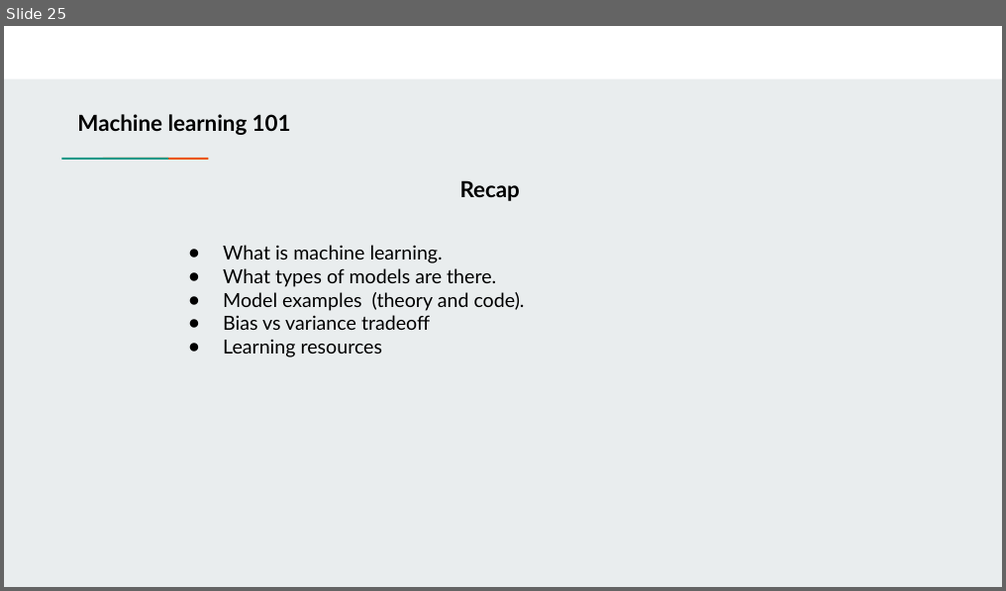
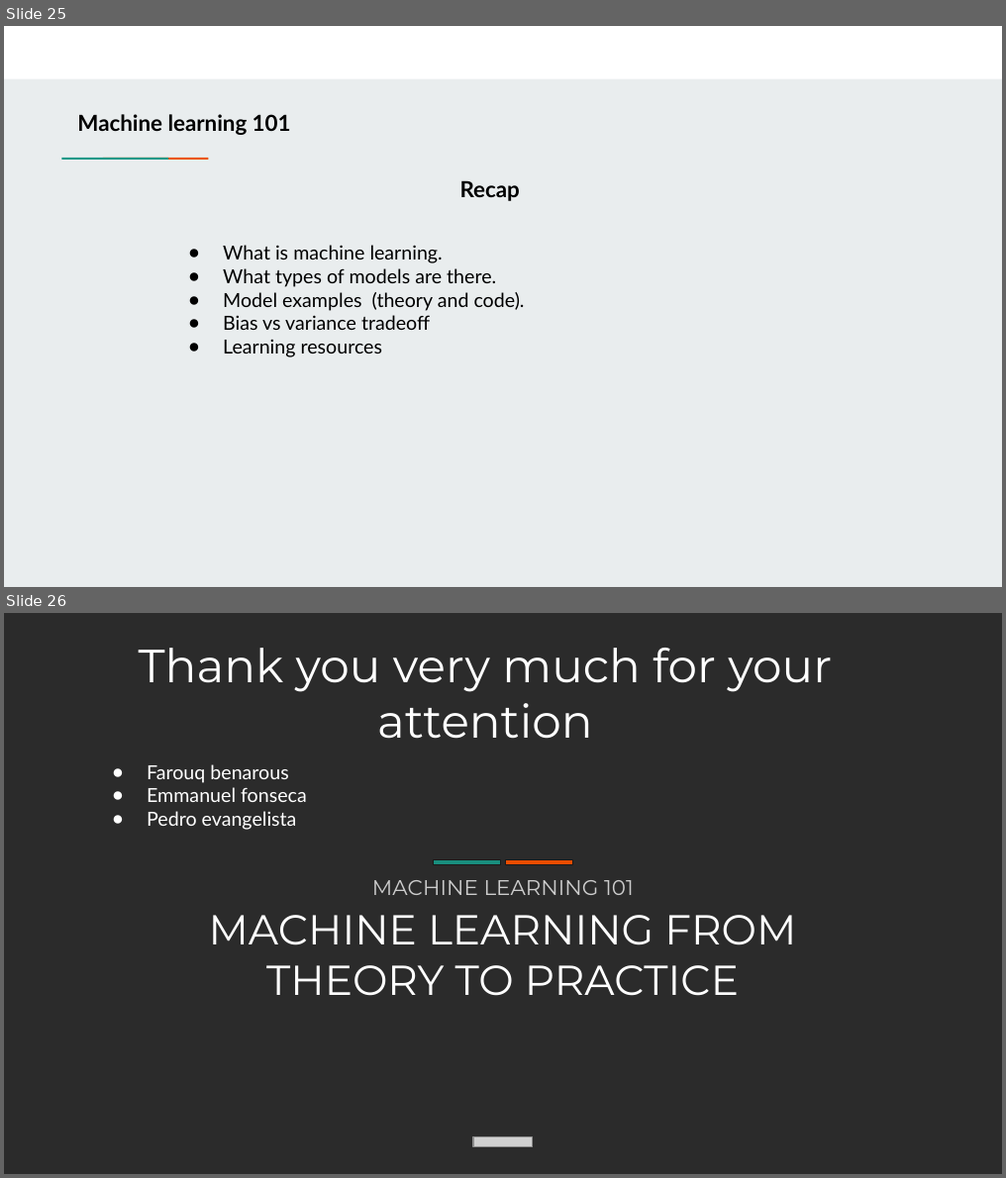
Before and after one commit to farouqBenarous/Machine_Learning_101_Workshop, a slide deck: 20-03-2021/Presentation/Machine learning 101.pptx. Shown one above the other, each under a label of ours: slide 25 before the commit, slides 25 and 26 after it. The pictures are 1006x591 and 1006x1178 pixels, drawn with LibreOffice and Linux fonts; fonts in the diff are those of the drawing; grey boxes stand for pictures; background and template pictures are left out; a plain dark background stands for a picture behind light text. Boxes give left, top, right and bottom in pixels: in the first picture for what was removed or moved away, otherwise in the second. Text is boxed around its words. In the diff, an @@ line names an element or a change of style, - is before the commit and + after.

```diff
--- a/20-03-2021/Presentation/Machine learning 101.pptx
+++ b/20-03-2021/Presentation/Machine learning 101.pptx
@@ slide 26 added at <box>4,613,1002,1174</box>, background picture (left out) @@
@@ text added at <box>139,648,832,739</box>, 33.5 pt, text #FFFFFF @@
+Thank you very much for your attention
@@ text added at <box>147,764,307,830</box>, 14 pt, text #FFFFFF @@
+● Farouq benarous
+● Emmanuel fonseca
+● Pedro evangelista
@@ rectangle added at <box>433,861,501,865</box>, fill #198E7D, outline #1A1A1A 0.75 pt @@
@@ rectangle added at <box>505,861,573,865</box>, fill #E84C00, outline #1A1A1A 0.75 pt @@
@@ title added at <box>372,880,634,895</box>, 15.3 pt, text #CCCCCC @@
+MACHINE LEARNING 101
@@ title added at <box>209,915,796,996</box>, 30.2 pt, text #FFFFFF @@
+MACHINE LEARNING FROM
+THEORY TO PRACTICE
@@ picture added at <box>473,1138,533,1148</box> @@
```
Also in this commit, not shown: 7 slides changed, 1 other slide added, 2 slides removed, 3 other files.
